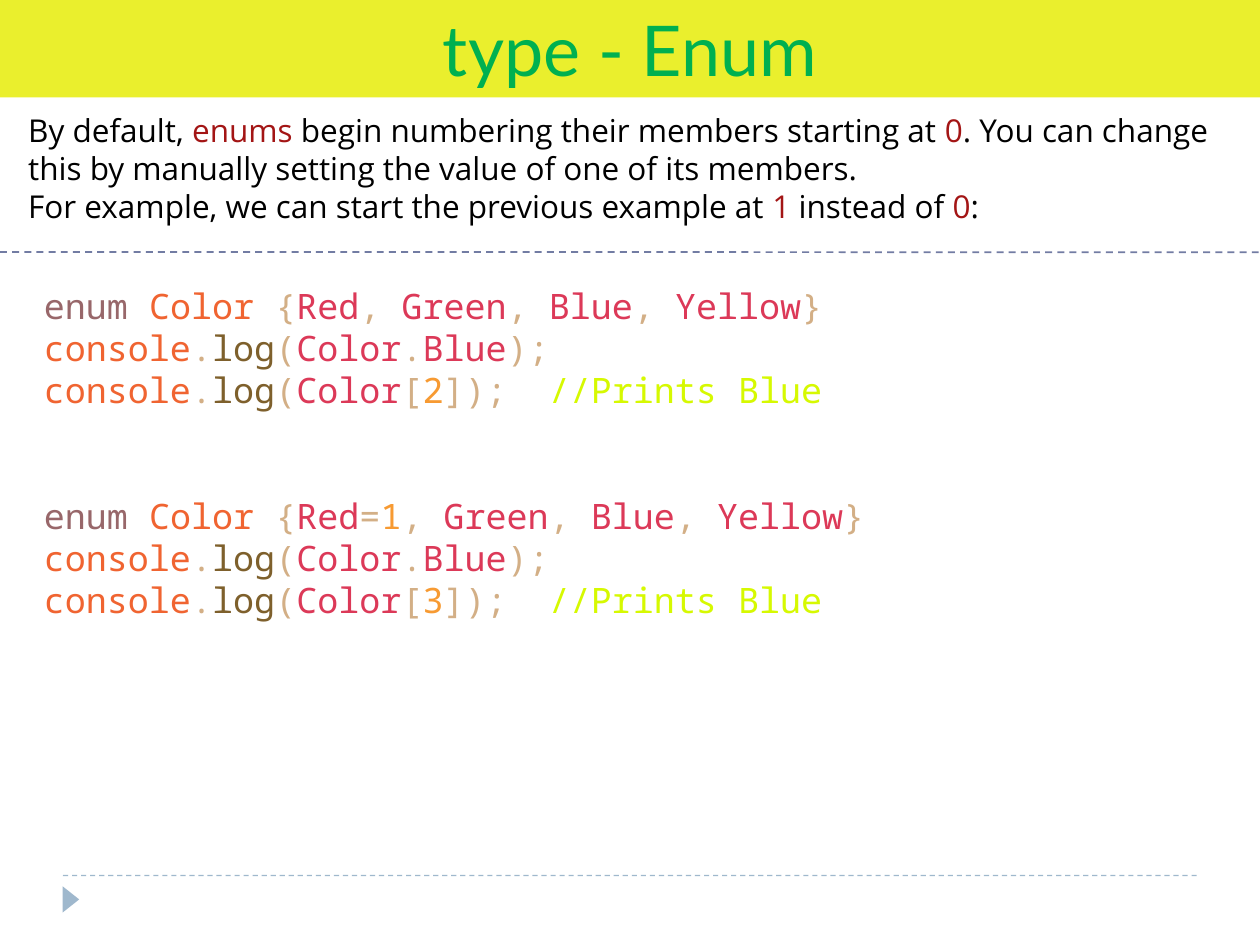
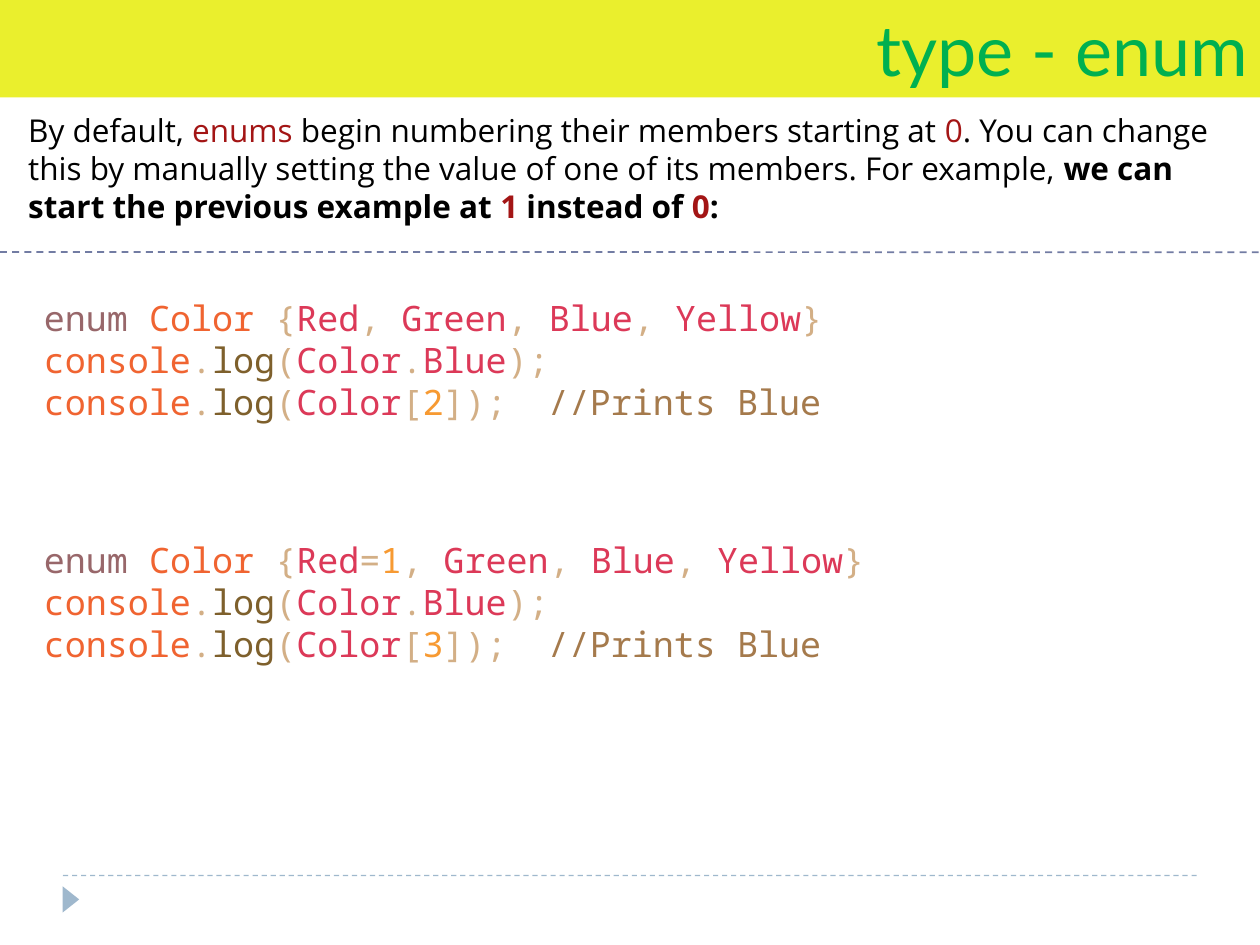
Before and after one commit to Saleel-Bagde/PPT-s, a slide deck: slide 16 of TypeScript.pptx (slide 14 before the commit). Drawn at 1260x945 pixels with LibreOffice and Linux fonts; fonts in the diff are those of the drawing. Boxes give left, top, right and bottom in pixels: in the first picture for what was removed or moved away, otherwise in the second. Text is boxed around its words. In the diff, an @@ line names an element or a change of style, - is before the commit and + after.

```diff
--- a/TypeScript.pptx
+++ b/TypeScript.pptx
@@ text in rectangle at box(876, 29, 1247, 88): text changed @@
-type - Enum
+type - enum
@@ text at box(28, 118, 1208, 226): text changed @@
-By default, enums begin numbering their members starting at 0. You can change this by manually setting the value of one of its members.
-For example, we can start the previous example at 1 instead of 0:
+By default, enums begin numbering their members starting at 0. You can change this by manually setting the value of one of its members. For example, we can start the previous example at 1 instead of 0:
@@ text "enum Color {Red, Green, Blue, ...": place and size @@
-text "enum Color {Red, Green, Blue, ..." at box(44, 292, 822, 412)
+text "enum Color {Red, Green, Blue, ..." at box(44, 304, 822, 424)
@@ text at box(44, 388, 821, 424): text colour #D6F901 to #A57A4C in "//Prints Blue" @@
@@ text "enum Color {Red=1, Green, Blue, ...": place and size @@
-text "enum Color {Red=1, Green, Blue, ..." at box(44, 502, 864, 622)
+text "enum Color {Red=1, Green, Blue, ..." at box(44, 546, 864, 666)
@@ text at box(44, 630, 821, 666): text colour #D6F901 to #A57A4C in "//Prints Blue" @@
```
Also in this commit, not shown: 25 other slides changed, 16 slides added, 1 slide removed, 3 other files.
